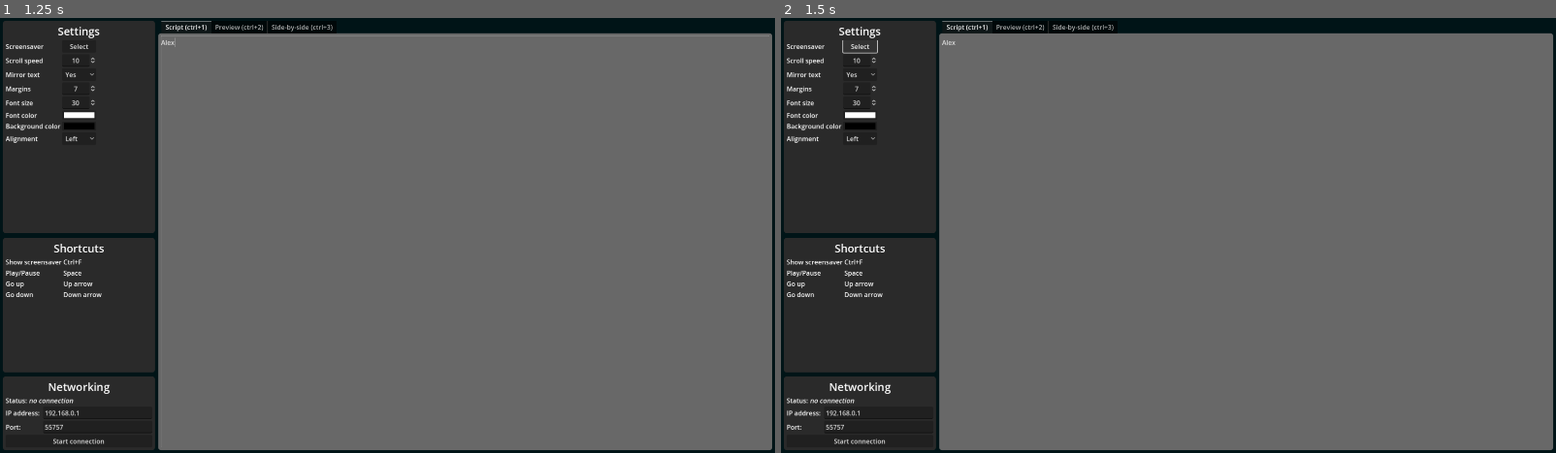
Above: before the commit, frames 1-2 (left to right).
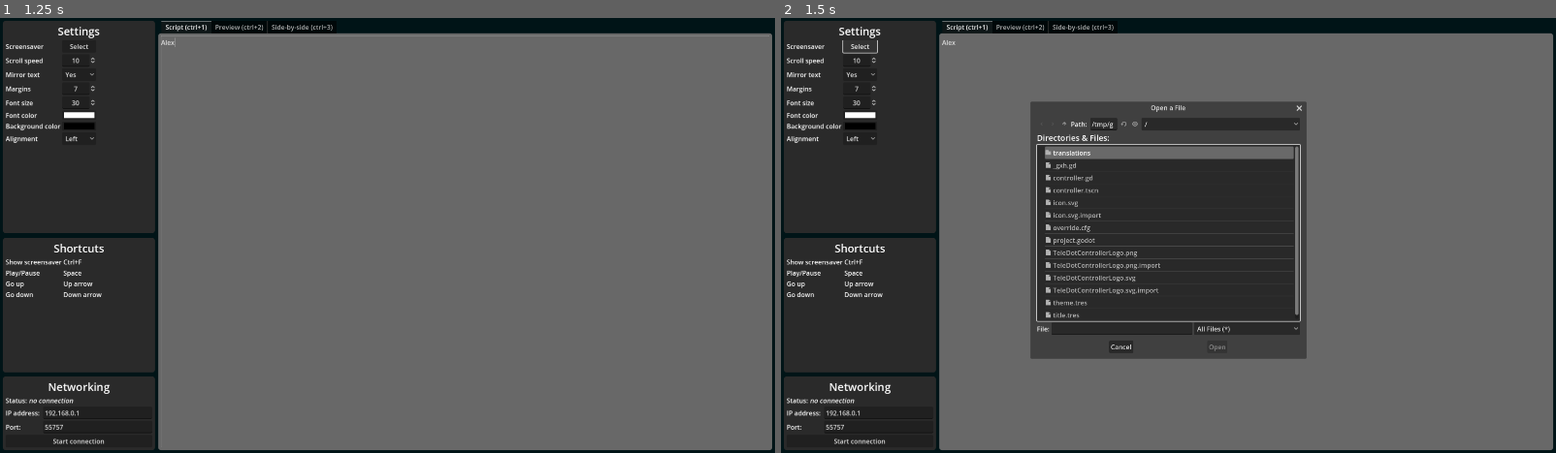
Above: after the commit, the same moments.

Repository: VoylinsGamedevJourney/teledot
Game: Godot game, scene res://controller.tscn
Two runs of this game, one before a commit and one after it. Both use one fixed random seed, a clock stepped at 60 frames per second and the inputs below.
Inputs (mouse positions are in pixels of both pictures, inside the frame that each line leads up to):
- Up to frame 1 (1.25 s): click (465, 239) at 0.52 s; type "Alex" at 0.6 s
- Up to frame 2 (1.5 s): click "Select" at 1.25 s

Frame 1 is identical in both runs. In frame 2, 20% of the frame differs, in the area x 32-68%, y 19-79%.

Commit message:
Adding logo + bootsplash

Diff:
--- /dev/null
+++ b/src_controller/TeleDotControllerLogo.svg
@@ -0,0 +1,156 @@
+<?xml version="1.0" encoding="UTF-8" standalone="no"?>
+<!-- Created with Inkscape (http://www.inkscape.org/) -->
+
+<svg
+   width="600mm"
+   height="600mm"
+   viewBox="0 0 600 600"
+   version="1.1"
+   id="svg185"
+   inkscape:version="1.2.2 (b0a8486541, 2022-12-01)"
+   sodipodi:docname="TeleDotControllerLogo.svg"
+   xmlns:inkscape="http://www.inkscape.org/namespaces/inkscape"
+   xmlns:sodipodi="http://sodipodi.sourceforge.net/DTD/sodipodi-0.dtd"
+   xmlns="http://www.w3.org/2000/svg"
+   xmlns:svg="http://www.w3.org/2000/svg">
+  <sodipodi:namedview
+     id="namedview187"
+     pagecolor="#ffffff"
+     bordercolor="#000000"
+     borderopacity="0.25"
+     inkscape:showpageshadow="2"
+     inkscape:pageopacity="0.0"
+     inkscape:pagecheckerboard="0"
+     inkscape:deskcolor="#d1d1d1"
+     inkscape:document-units="mm"
+     showgrid="false"
+     inkscape:zoom="0.27086912"
+     inkscape:cx="1236.7597"
+     inkscape:cy="2213.246"
+     inkscape:window-width="1920"
+     inkscape:window-height="1057"
+     inkscape:window-x="0"
+     inkscape:window-y="23"
+     inkscape:window-maximized="1"
+     inkscape:current-layer="g10537"
+     showguides="true">
+    <sodipodi:guide
+       position="31.257408,280.58835"
+       orientation="1,0"
+       id="guide10709"
+       inkscape:locked="false" />
+    <sodipodi:guide
+       position="569.47091,209.28239"
+       orientation="1,0"
+       id="guide10711"
+       inkscape:locked="false" />
+  </sodipodi:namedview>
+  <defs
+     id="defs182" />
+  <g
+     inkscape:label="Layer 1"
+     inkscape:groupmode="layer"
+     id="layer1">
+    <rect
+       style="fill:#39353c;fill-rule:evenodd;stroke-width:1.7;stroke-linecap:round;stroke-linejoin:round;stroke-miterlimit:0;paint-order:markers stroke fill;fill-opacity:1"
+       id="rect358"
+       width="600"
+       height="600"
+       x="5.2957638e-14"
+       y="5.3179683e-14"
+       ry="133.55914"
+       rx="133.55914"
+       inkscape:label="Background" />
+    <path
+       style="fill:#8b7a9b;fill-opacity:1;fill-rule:evenodd;stroke-width:1.94056;stroke-linecap:round;stroke-linejoin:round;stroke-miterlimit:0;paint-order:markers stroke fill"
+       d="M 489.3378,150.98852 570.34623,90.04509 V 350.59344 L 488.27127,288.84763 Z"
+       id="path5467"
+       inkscape:label="CameraLens" />
+    <g
+       id="g10537">
+      <rect
+         style="fill:#8b7a9b;fill-opacity:1;fill-rule:evenodd;stroke-width:1.68444;stroke-linecap:round;stroke-linejoin:round;stroke-miterlimit:0;paint-order:markers stroke fill"
+         id="rect2603"
+         width="452.39612"
+         height="268.27219"
+         x="45.399605"
+         y="83.600906"
+         rx="47.386887"
+         ry="48.266621"
+         inkscape:label="CameraBody" />
+      <rect
+         style="fill:#c1bcc5;fill-opacity:1;fill-rule:evenodd;stroke-width:1.48177;stroke-linecap:round;stroke-linejoin:round;stroke-miterlimit:0;paint-order:markers stroke fill"
+         id="rect10415"
+         width="295.59634"
+         height="19.312464"
+         x="77.65696"
+         y="303.73462"
+         rx="5.1857667"
+         ry="8.9655342" />
+      <rect
+         style="fill:#c1bcc5;fill-opacity:1;fill-rule:evenodd;stroke-width:1.32397;stroke-linecap:round;stroke-linejoin:round;stroke-miterlimit:0;paint-order:markers stroke fill"
+         id="rect10415-3"
+         width="235.99023"
+         height="19.312464"
+         x="77.65696"
+         y="139.90247"
+         rx="4.1400723"
+         ry="8.9655342" />
+      <rect
+         style="fill:#c1bcc5;fill-opacity:1;fill-rule:evenodd;stroke-width:1.61304;stroke-linecap:round;stroke-linejoin:round;stroke-miterlimit:0;paint-order:markers stroke fill"
+         id="rect10415-6"
+         width="350.29248"
+         height="19.312464"
+         x="77.65696"
+         y="171.1095"
+         rx="6.1453233"
+         ry="8.9655342" />
+      <rect
+         style="fill:#c1bcc5;fill-opacity:1;fill-rule:evenodd;stroke-width:1.7;stroke-linecap:round;stroke-linejoin:round;stroke-miterlimit:0;paint-order:markers stroke fill"
+         id="rect10415-7"
+         width="389.07791"
+         height="19.312464"
+         x="77.65696"
+         y="201.86407"
+         rx="6.8257518"
+         ry="8.9655342" />
+      <rect
+         style="fill:#c1bcc5;fill-opacity:1;fill-rule:evenodd;stroke-width:1.63922;stroke-linecap:round;stroke-linejoin:round;stroke-miterlimit:0;paint-order:markers stroke fill"
+         id="rect10415-5"
+         width="361.75446"
+         height="19.312464"
+         x="77.65696"
+         y="237.39146"
+         rx="6.3464055"
+         ry="8.9655342" />
+      <rect
+         style="fill:#c1bcc5;fill-opacity:1;fill-rule:evenodd;stroke-width:1.55759;stroke-linecap:round;stroke-linejoin:round;stroke-miterlimit:0;paint-order:markers stroke fill"
+         id="rect5577"
+         width="326.62036"
+         height="19.312464"
+         x="77.65696"
+         y="107.87185"
+         rx="5.7300334"
+         ry="8.9655342" />
+      <rect
+         style="fill:#c1bcc5;fill-opacity:1;fill-rule:evenodd;stroke-width:1.7;stroke-linecap:round;stroke-linejoin:round;stroke-miterlimit:0;paint-order:markers stroke fill"
+         id="rect10415-35"
+         width="389.07791"
+         height="19.312464"
+         x="77.65696"
+         y="269.54745"
+         rx="6.8257518"
+         ry="8.9655342" />
+      <text
+         xml:space="preserve"
+         style="font-style:normal;font-variant:normal;font-weight:normal;font-stretch:normal;font-size:44.4322px;font-family:Fahkwang;-inkscape-font-specification:Fahkwang;white-space:pre;inline-size:310.139;display:inline;fill:#c1bcc5;fill-opacity:1;fill-rule:evenodd;stroke-width:1.7;stroke-linecap:round;stroke-linejoin:round;stroke-miterlimit:0;paint-order:markers stroke fill"
+         x="47.221886"
+         y="418.08224"
+         id="text10640"
+         transform="matrix(2.3819038,0,0,2.3819038,-94.286032,-501.42211)"><tspan
+           x="47.221886"
+           y="418.08224"
+           id="tspan10786">CONTROL</tspan></text>
+    </g>
+  </g>
+</svg>
--- a/src_controller/controller.gd
+++ b/src_controller/controller.gd
@@ -6,8 +6,6 @@
 ## Full list of possible commands and settings data which can
 ## be send, can be found within the main script of TeleView.
 
-# TODO: Change logo and startup picture
-# TODO: Make screensaver work
 
 # Paths:
 const SETTINGS_FILE := "user://settings"
@@ -16,9 +14,6 @@
 const PORT := 55757
 var client: StreamPeerTCP
 var status = client.STATUS_NONE
-
-# Screensave image
-var screensaver_img: Texture
 
 
 func _ready() -> void:
@@ -29,30 +24,33 @@
 
 
 func _process(_delta: float) -> void:
+	# Do not go further when no connection has been made yet.
 	if client == null: return
+
+	# Checking connection status with TeleDot View
 	client.poll()
-	# Checking status
 	if client.get_status() != status:
 		status = client.get_status()
 		connection_changed()
 
 
 func _input(event: InputEvent) -> void:
-	if event.is_action_pressed("switch_tab_script"):
-		%ScriptPanel.current_tab = 0
-	if event.is_action_pressed("switch_tab_preview"):
-		%ScriptPanel.current_tab = 1
-	if event.is_action_pressed("switch_tab_double"):
-		%ScriptPanel.current_tab = 2
+	# Switching tab commands:
+	if event.is_action_pressed("switch_tab_script"):  %ScriptPanel.current_tab = 0
+	if event.is_action_pressed("switch_tab_preview"): %ScriptPanel.current_tab = 1
+	if event.is_action_pressed("switch_tab_double"):  %ScriptPanel.current_tab = 2
 
+	# Shortcut commands
 	if event.is_action_pressed("show_screensaver"):
-		print("dd")
-	if event.is_action_pressed("play_pause"):
-		send_command("command_play_pause", null)
-	elif event.is_action_pressed("move_down"):
-		send_command("command_move_down", null)
-	elif event.is_action_pressed("move_up"):
-		send_command("command_move_up", null)
+		if $Screensaver.visible:
+			get_window().mode = Window.MODE_WINDOWED
+		else:
+			get_window().mode = Window.MODE_FULLSCREEN
+		$Screensaver.visible = !$Screensaver.visible
+
+	if event.is_action_pressed("play_pause"):  send_command("command_play_pause", null)
+	elif event.is_action_pressed("move_down"): send_command("command_move_down", null)
+	elif event.is_action_pressed("move_up"):   send_command("command_move_up", null)
 
 
 func connection_changed() -> void:
@@ -163,14 +161,6 @@
 			_: printerr("Could not find setting: %s" % setting)
 
 
-# TODO: Screensaver
-func _on_screen_saver_button_pressed() -> void:
-	# TODO: When pressed, go fullscreen
-	# TODO: Display screensaver
-	# TODO: when pressed again or esc pressed, exit screensaver mode
-	pass
-
-
 func _on_script_tab_text_changed() -> void:
 	%sbsTextEdit.text = %ScriptTextEdit.text
 	%sbsPreview.text = %ScriptTextEdit.text
@@ -185,3 +175,22 @@
 	%ScriptPreview.get_parent().scroll_horizontal = %ScriptTextEdit.get_parent().scroll_horizontal
 	%ScriptPreview.get_parent().scroll_vertical = %ScriptTextEdit.get_parent().scroll_vertical
 	send_command("change_script", %ScriptTextEdit.text)
+
+
+func _on_screen_saver_button_pressed() -> void:
+	var file_explorer := FileDialog.new()
+	file_explorer.title = "Select Screensaver"
+	file_explorer.file_mode = FileDialog.FILE_MODE_OPEN_FILE
+	file_explorer.size = Vector2i(600,600)
+	file_explorer.access = FileDialog.ACCESS_FILESYSTEM
+	add_child(file_explorer)
+	file_explorer.file_selected.connect(change_screensaver)
+	file_explorer.popup_centered()
+
+
+func change_screensaver(path: String) -> void:
+	print(path)
+	var tex := ImageTexture.new()
+	var image := Image.load_from_file(path)
+	tex.set_image(image)
+	$Screensaver/ScreensaverTexture.texture = tex
--- a/src_controller/controller.tscn
+++ b/src_controller/controller.tscn
@@ -1,8 +1,15 @@
-[gd_scene load_steps=4 format=3 uid="uid://bqi78vhexs7gv"]
+[gd_scene load_steps=6 format=3 uid="uid://bqi78vhexs7gv"]
 
 [ext_resource type="Theme" uid="uid://dt4slcvh1rugo" path="res://theme.tres" id="1_2beuo"]
 [ext_resource type="Script" path="res://controller.gd" id="1_51ox2"]
 [ext_resource type="LabelSettings" uid="uid://tqv2bcmchynl" path="res://title.tres" id="2_n4yov"]
+
+[sub_resource type="Gradient" id="Gradient_m5bjm"]
+offsets = PackedFloat32Array(0)
+colors = PackedColorArray(0, 0, 0, 1)
+
+[sub_resource type="GradientTexture1D" id="GradientTexture1D_d0ttv"]
+gradient = SubResource("Gradient_m5bjm")
 
 [node name="Controller" type="ColorRect"]
 anchors_preset = 15
@@ -334,14 +341,24 @@
 bbcode_enabled = true
 fit_content = true
 
-[node name="Screensaver" type="TextureRect" parent="."]
-visible = false
-layout_mode = 1
-anchors_preset = 15
-anchor_right = 1.0
-anchor_bottom = 1.0
-grow_horizontal = 2
-grow_vertical = 2
+[node name="Screensaver" type="Button" parent="."]
+layout_mode = 1
+anchors_preset = 15
+anchor_right = 1.0
+anchor_bottom = 1.0
+grow_horizontal = 2
+grow_vertical = 2
+
+[node name="ScreensaverTexture" type="TextureRect" parent="Screensaver"]
+layout_mode = 1
+anchors_preset = 15
+anchor_right = 1.0
+anchor_bottom = 1.0
+grow_horizontal = 2
+grow_vertical = 2
+texture = SubResource("GradientTexture1D_d0ttv")
+
+[node name="FileDialog" type="FileDialog" parent="Screensaver/ScreensaverTexture"]
 
 [connection signal="pressed" from="MarginContainer/HSplit/VSplit/SettingsContainer/VBox/SettingsScroll/SettingsGrid/ScreenSaverButton" to="." method="_on_screen_saver_button_pressed"]
 [connection signal="value_changed" from="MarginContainer/HSplit/VSplit/SettingsContainer/VBox/SettingsScroll/SettingsGrid/ScrollSpeedSpinBox" to="." method="_on_scroll_speed_spin_box_value_changed"]
--- a/src_controller/project.godot
+++ b/src_controller/project.godot
@@ -13,7 +13,8 @@
 config/name="TeleDot - Controller"
 run/main_scene="res://controller.tscn"
 config/features=PackedStringArray("4.1", "Forward Plus")
-config/icon="res://icon.svg"
+boot_splash/image="res://TeleDotControllerLogo.png"
+config/icon="res://TeleDotControllerLogo.svg"
 
 [display]
 
Binary file added: src_controller/TeleDotControllerLogo.png
Not shown, added: src_controller/TeleDotControllerLogo.png.import
Not shown, added: src_controller/TeleDotControllerLogo.svg.import
